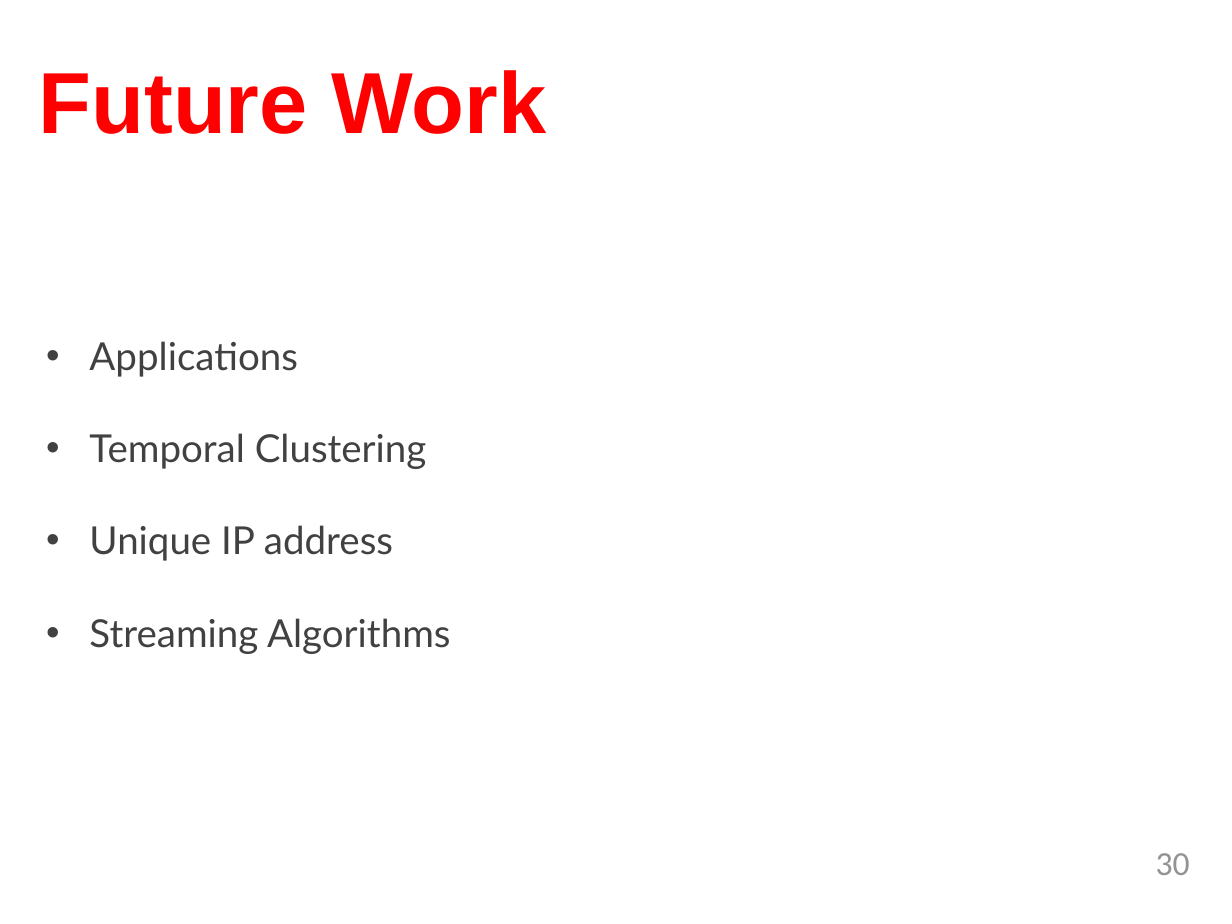
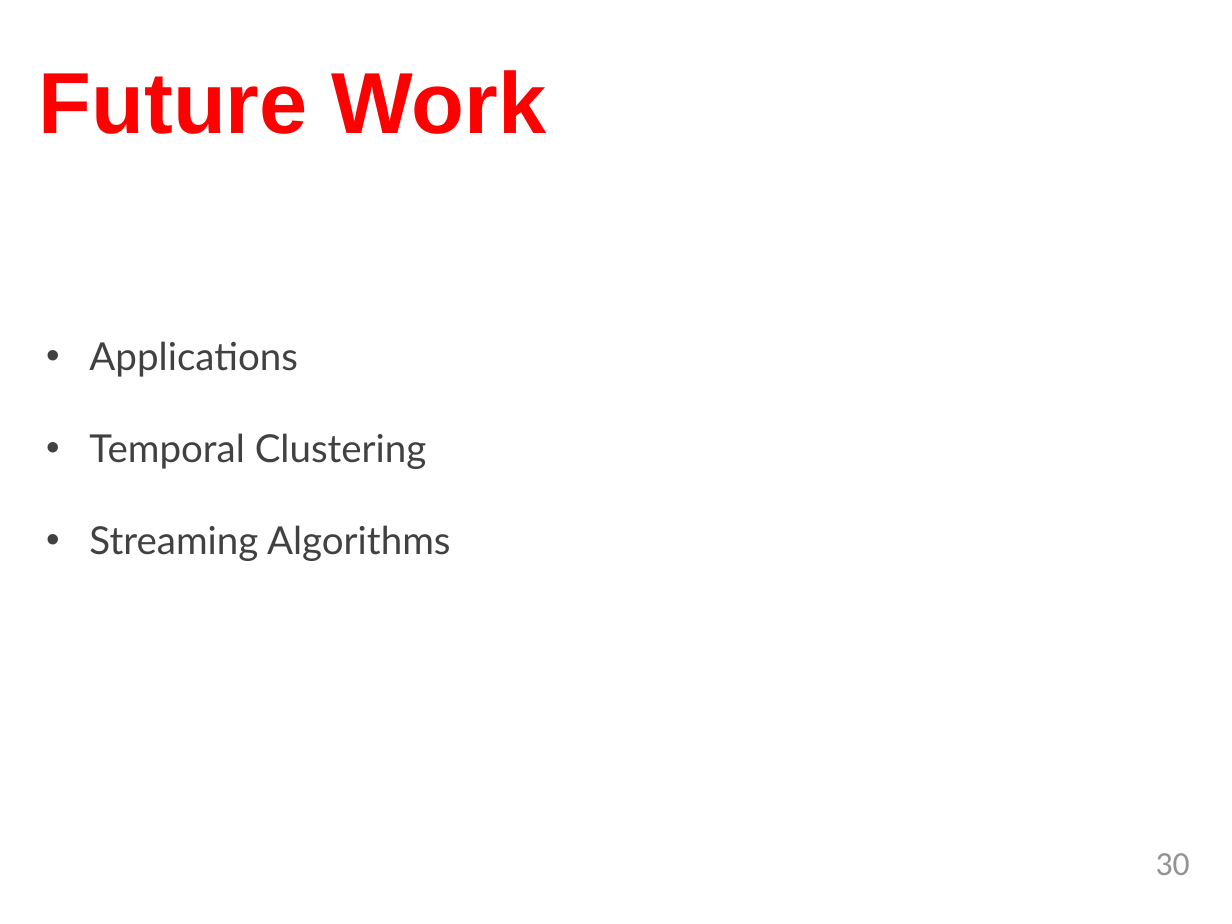
Before and after one commit to TejaKommineni/KnowNet, a slide deck: slide 30 of My Thesis/sample-thesis-0/Thesis_Defense.pptx. Drawn at 1232x924 pixels with LibreOffice and Linux fonts; fonts in the diff are those of the drawing; background and template pictures are left out. Boxes give left, top, right and bottom in pixels: in the first picture for what was removed or moved away, otherwise in the second. Text is boxed around its words. In the diff, an @@ line names an element or a change of style, - is before the commit and + after.

```diff
--- a/My Thesis/sample-thesis-0/Thesis_Defense.pptx
+++ b/My Thesis/sample-thesis-0/Thesis_Defense.pptx
@@ text at (x1=89, y1=525, x2=393, y2=561): paragraph removed @@
-• Unique IP address
```
Also in this commit, not shown: 2 other slides changed, 4 slides added, 4 slides removed.
